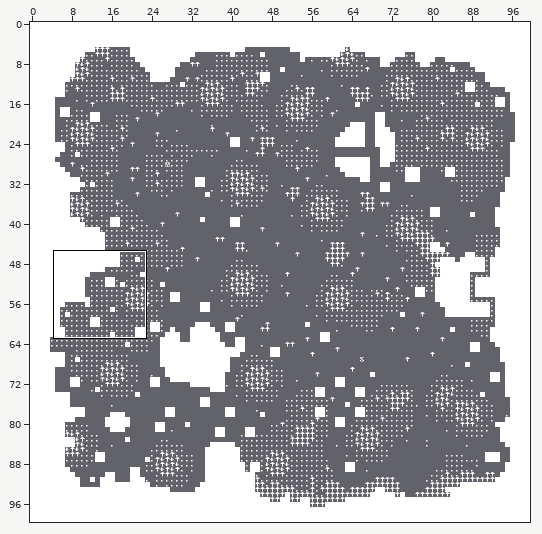
Level history. Tiled map: raw/map.tmx. Above, an overview of the earlier version with the close-up marked.
Close-up. Before the commit:
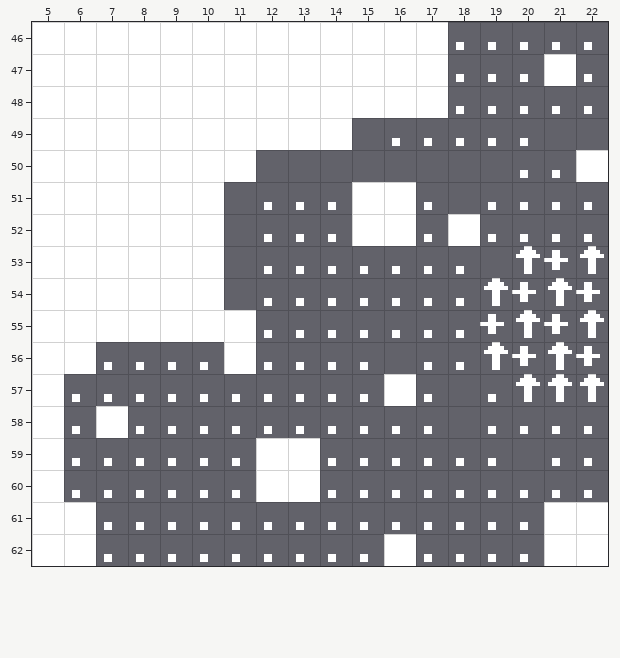
Cells are 8x8 px. Shown: x 5..22, y 46..62. The commit also changed other parts of the map, which this record leaves out.
The same view after the edit:
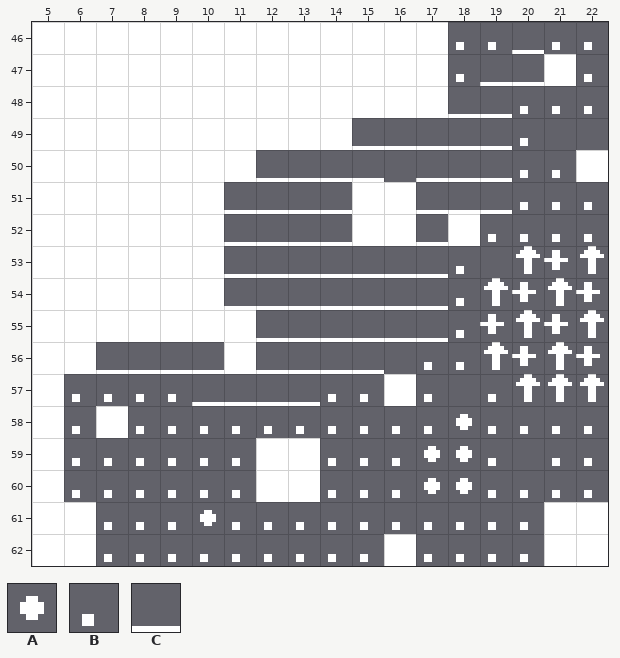
Key: from "cga8x8thick": A 7, B 46, C 95.
_ is an empty cell, . an unchanged one.
The edit:
--- layer "Tile Layer 1"
@@ x 7..20 @@
-46 .............B
-47 ............BB
-48 ...........BB.
-49 ........_BBBB.
-50 .....____.___.
-51 ...._BBB..B_B.
-52 ...._BBB..B...
-53 ...._BBBBBB...
-54 ...._BBBBBB...
-55 .....BBBBBB...
-56 BBBB.BBBB.....
-57 ...BBBB.......
-58 ..........._..
-59 ..........BB..
-60 ..........BB..
-61 ...B..........
+46 .............C
+47 ............CC
+48 ...........CC.
+49 ........CCCCC.
+50 .....CCCC.CCC.
+51 ....CCCC..CCC.
+52 ....CCCC..C...
+53 ....CCCCCCC...
+54 ....CCCCCCC...
+55 .....CCCCCC...
+56 CCCC.CCCC.....
+57 ...CCCC.......
+58 ...........A..
+59 ..........AA..
+60 ..........AA..
+61 ...A..........
Where, in picture pixels (left, top, right, bottom), the same in both close-ups:
changed: (96, 42, 544, 406)
changed: (424, 414, 472, 498)
changed: (200, 510, 216, 530)
